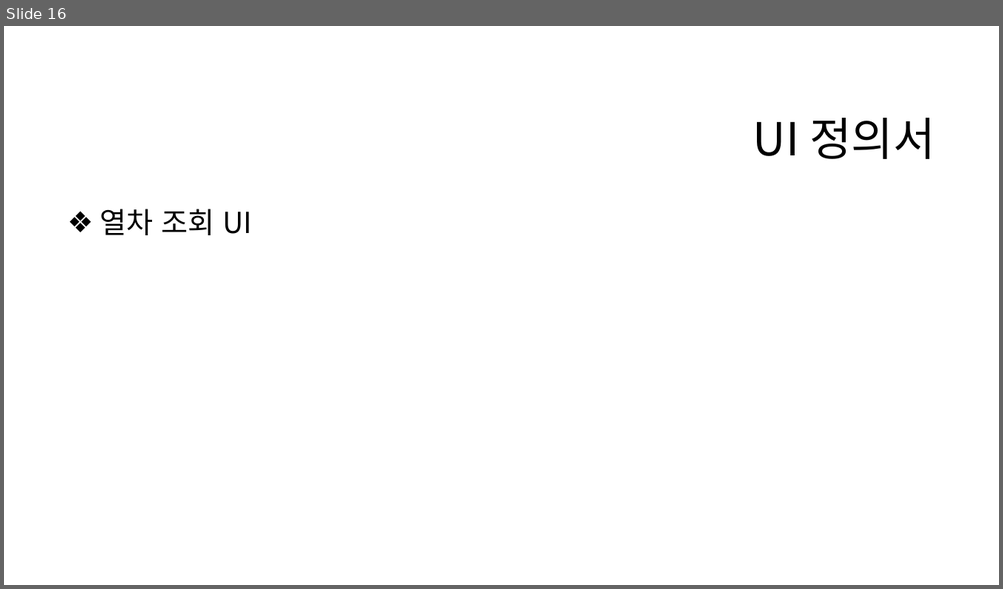
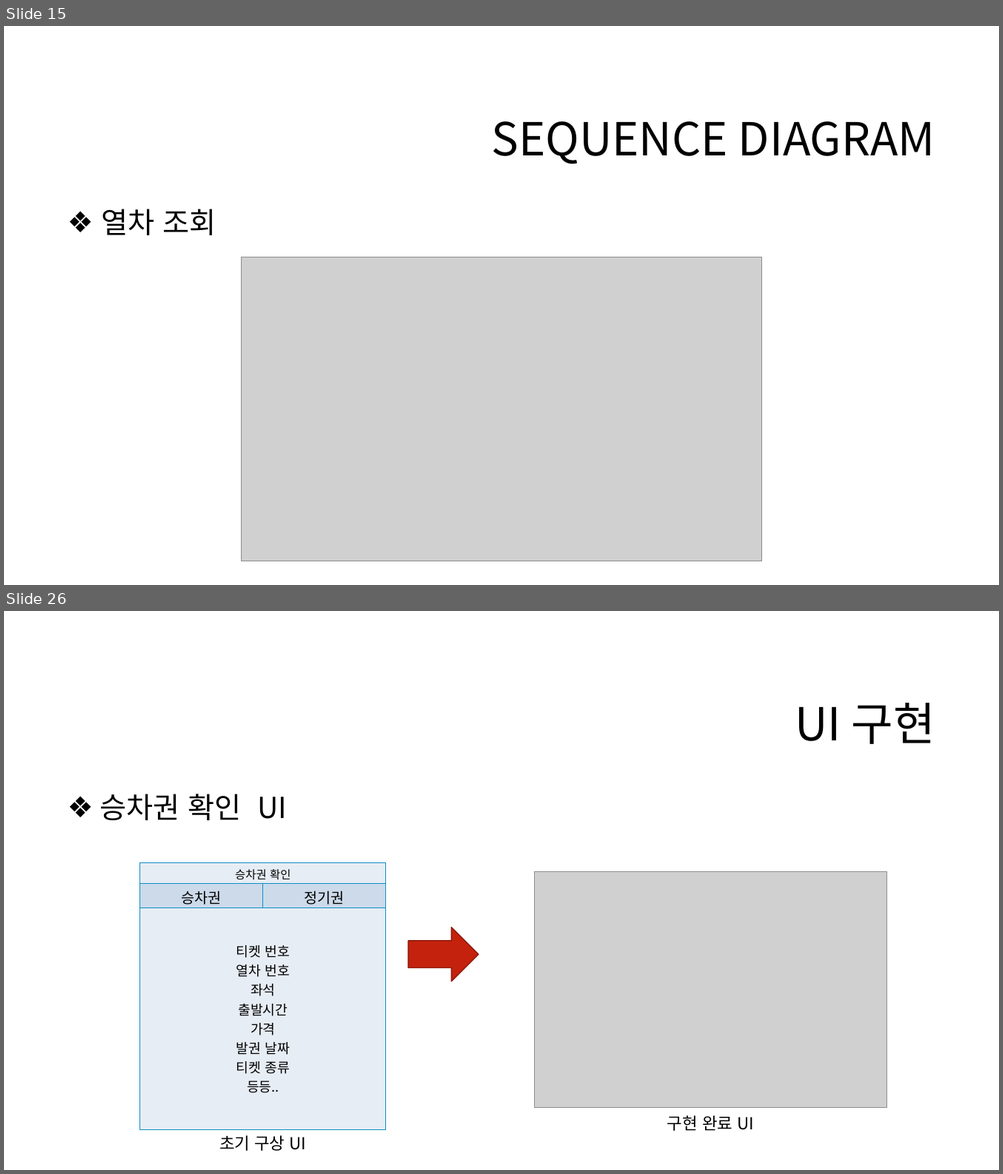
Before and after one commit to eeeeyeot/JAVATrainTicketing, a slide deck: 작업한 내용/기차 예매 프로그램 최종 발표.pptx. Shown one above the other, each under a label of ours: slide 16 before the commit, slides 15 and 26 after it; the slides between them are not shown. The pictures are 1003x589 and 1003x1174 pixels, drawn with LibreOffice and Linux fonts; fonts in the diff are those of the drawing; grey boxes stand for pictures; background and template pictures are left out. Boxes give left, top, right and bottom in pixels: in the first picture for what was removed or moved away, otherwise in the second. Text is boxed around its words. In the diff, an @@ line names an element or a change of style, - is before the commit and + after.

```diff
--- a/작업한 내용/기차 예매 프로그램 최종 발표.pptx
+++ b/작업한 내용/기차 예매 프로그램 최종 발표.pptx
@@ slide 26 added at [4,611,999,1170], background #FFFFFF @@
@@ title added at [795,703,935,744], 44 pt, text #000000 @@
+UI 구현
@@ text added at [100,794,287,820], 28 pt, text #000000 @@
+❖ 승차권 확인 UI
@@ table added at [140,863,386,1130], 3 rows, 2 columns @@
+승차권 확인 | 
+승차권 | 정기권
+티켓 번호 / 열차 번호 / 좌석 / 출발시간 / 가격 / 발권 날짜 / 티켓 종류 / 등등.. | 
@@ picture added at [535,872,887,1109] @@
@@ right arrow added at [408,927,478,982], fill #C4220D, outline #91190A 1 pt @@
@@ text added at [667,1116,754,1131], 16 pt, text #000000 @@
+구현 완료 UI
@@ text added at [219,1136,307,1151], 16 pt, text #000000 @@
+초기 구상 UI
@@ what was slide 16 is now slide 15 @@
@@ slide 15 changed as well @@
@@ title at [491,121,935,164]: text changed @@
-UI 정의서
+SEQUENCE DIAGRAM
@@ text at [102,209,216,235]: text changed @@
-❖ 열차 조회 UI
+❖ 열차 조회
@@ picture added at [242,258,762,562] @@
```
Also in this commit, not shown: 8 other slides changed, 11 other slides added, 3 slides removed, 19 other files.
